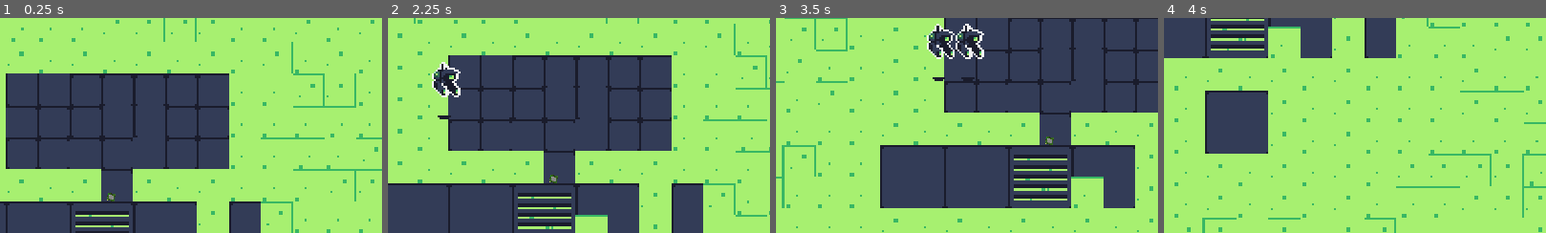
Above: before the commit, frames 1-4 (left to right).
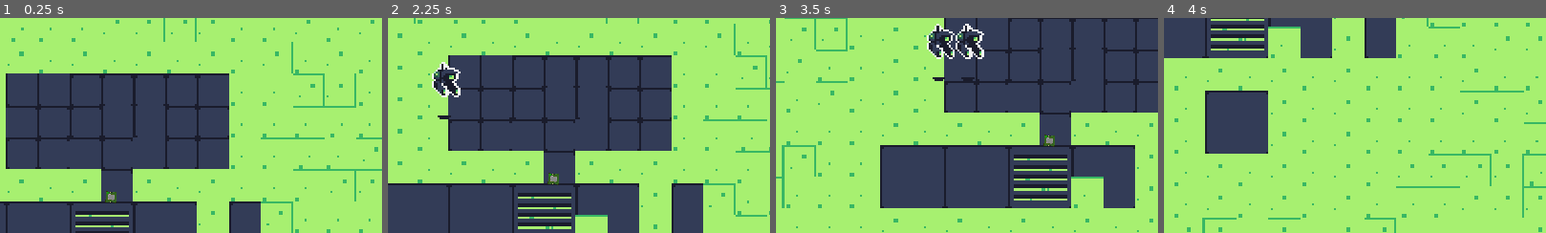
Above: after the commit, the same moments.

Repository: hyvnova/codebugs-game
Game: Godot game, scene res://world.tscn
The game is run twice, just before and just after one commit, with the same random seed, the same clock (stepped at 60 frames per second) and the same inputs.
Inputs (mouse positions are % of the whole screen's width and height, from its top left):
- Up to frame 1 (0.25 s): no input
- Up to frame 2 (2.25 s): click "Spawn Robug" at 0.5 s; tap Enter at 1.25 s; move the mouse to (72, 45) at 1.27 s; hold D (right) 1.28-2 s; tap E (use, bound only after the commit) at 1.35 s; click (72, 45) at 1.42 s; drag from (30, 55) to (51, 42) at 2.02 s
- Up to frame 3 (3.5 s): tap Space at 2.75 s; move the mouse to (60, 28) at 2.77 s; hold D (right) from 2.78 s (still down); tap E (use, bound only after the commit) at 2.85 s; click (60, 28) at 2.92 s
- Up to frame 4 (4 s): release D (right) at 3.5 s; drag from (45, 70) to (20, 35) at 3.52 s
The pictures show only the part of the screen within x 37-87%, y 0-50%; the shares and areas given below are measured in that part.

The runs differ from the first frame. In frame 1, 0.1% of the frame differs, in the area x 27-31%, y 80-87%; in frame 2, 0.1%; in frame 3, 0.1%; in frame 4, nothing differs.

Commit message:
Zoom in/out

Diff:
--- a/project.godot
+++ b/project.godot
@@ -14,6 +14,11 @@
 run/main_scene="res://world.tscn"
 config/features=PackedStringArray("4.2", "Forward Plus")
 config/icon="res://icon.svg"
+
+[autoload]
+
+Global="*res://scripts/global.gd"
+Player="*res://scripts/player.gd"
 
 [display]
 
@@ -45,6 +50,11 @@
 , Object(InputEventKey,"resource_local_to_scene":false,"resource_name":"","device":-1,"window_id":0,"alt_pressed":false,"shift_pressed":false,"ctrl_pressed":false,"meta_pressed":false,"pressed":false,"keycode":0,"physical_keycode":4194321,"key_label":0,"unicode":0,"echo":false,"script":null)
 ]
 }
+use={
+"deadzone": 0.5,
+"events": [Object(InputEventKey,"resource_local_to_scene":false,"resource_name":"","device":-1,"window_id":0,"alt_pressed":false,"shift_pressed":false,"ctrl_pressed":false,"meta_pressed":false,"pressed":false,"keycode":0,"physical_keycode":69,"key_label":0,"unicode":101,"echo":false,"script":null)
+]
+}
 
 [rendering]
 
--- /dev/null
+++ b/scenes/inventory_item.tscn
@@ -0,0 +1,18 @@
+[gd_scene load_steps=3 format=3 uid="uid://uvb70dywawcv"]
+
+[ext_resource type="Script" path="res://scripts/inventory_item.gd" id="1_ckp2a"]
+
+[sub_resource type="CircleShape2D" id="CircleShape2D_m1ro3"]
+
+[node name="Inventory_Item" type="Node2D" groups=["Items"]]
+script = ExtResource("1_ckp2a")
+
+[node name="Area2D" type="Area2D" parent="."]
+
+[node name="CollisionShape2D" type="CollisionShape2D" parent="Area2D"]
+shape = SubResource("CircleShape2D_m1ro3")
+
+[node name="Sprite2D" type="Sprite2D" parent="."]
+
+[connection signal="body_entered" from="Area2D" to="." method="_on_area_2d_body_entered"]
+[connection signal="body_exited" from="Area2D" to="." method="_on_area_2d_body_exited"]
--- /dev/null
+++ b/scenes/inventory_slot.tscn
@@ -0,0 +1,148 @@
+[gd_scene load_steps=3 format=3 uid="uid://dqi854bvo43n5"]
+
+[ext_resource type="Script" path="res://scripts/inventory_slot.gd" id="1_jht5t"]
+
+[sub_resource type="StyleBoxEmpty" id="StyleBoxEmpty_kbdgs"]
+
+[node name="Inventory_Slot" type="Control"]
+custom_minimum_size = Vector2(150, 150)
+layout_mode = 3
+anchors_preset = 0
+offset_left = 10.0
+offset_top = 10.0
+offset_right = 160.0
+offset_bottom = 160.0
+script = ExtResource("1_jht5t")
+
+[node name="OuterBorder" type="ColorRect" parent="."]
+layout_mode = 1
+anchors_preset = 15
+anchor_right = 1.0
+anchor_bottom = 1.0
+grow_horizontal = 2
+grow_vertical = 2
+color = Color(0.596078, 0.933333, 0.8, 1)
+
+[node name="InnerBorder" type="ColorRect" parent="."]
+layout_mode = 1
+anchors_preset = 8
+anchor_left = 0.5
+anchor_top = 0.5
+anchor_right = 0.5
+anchor_bottom = 0.5
+offset_left = -70.0
+offset_top = -70.0
+offset_right = 70.0
+offset_bottom = 70.0
+grow_horizontal = 2
+grow_vertical = 2
+color = Color(0.611765, 0.603922, 0.584314, 1)
+
+[node name="ItemIcon" type="Sprite2D" parent="InnerBorder"]
+position = Vector2(70, 70)
+scale = Vector2(2.5, 2.5)
+
+[node name="ItemQuantity" type="Label" parent="InnerBorder"]
+layout_mode = 0
+offset_left = 5.0
+offset_right = 45.0
+offset_bottom = 54.0
+theme_override_colors/font_color = Color(0.0745098, 0.0745098, 0.0745098, 1)
+theme_override_font_sizes/font_size = 50
+text = "1"
+
+[node name="ItemButton" type="Button" parent="."]
+layout_mode = 1
+anchors_preset = 15
+anchor_right = 1.0
+anchor_bottom = 1.0
+grow_horizontal = 2
+grow_vertical = 2
+theme_override_styles/normal = SubResource("StyleBoxEmpty_kbdgs")
+
+[node name="DetailsPanel" type="ColorRect" parent="."]
+visible = false
+layout_mode = 0
+offset_top = -135.0
+offset_right = 240.0
+offset_bottom = -5.0
+color = Color(0.596078, 0.933333, 0.8, 1)
+
+[node name="ItemName" type="Label" parent="DetailsPanel"]
+layout_mode = 1
+offset_left = 5.0
+offset_right = 45.0
+offset_bottom = 23.0
+theme_override_colors/font_color = Color(0.0745098, 0.0745098, 0.0745098, 1)
+theme_override_font_sizes/font_size = 40
+text = "Name"
+
+[node name="ItemType" type="Label" parent="DetailsPanel"]
+layout_mode = 1
+anchors_preset = 4
+anchor_top = 0.5
+anchor_bottom = 0.5
+offset_left = 5.0
+offset_top = -11.5
+offset_right = 45.0
+offset_bottom = 11.5
+grow_vertical = 2
+theme_override_colors/font_color = Color(0.0745098, 0.0745098, 0.0745098, 0.784314)
+theme_override_font_sizes/font_size = 40
+text = "Type"
+
+[node name="ItemEffect" type="Label" parent="DetailsPanel"]
+layout_mode = 1
+anchors_preset = 2
+anchor_top = 1.0
+anchor_bottom = 1.0
+offset_left = 5.0
+offset_top = -23.0
+offset_right = 45.0
+grow_vertical = 0
+theme_override_colors/font_color = Color(0.0745098, 0.0745098, 0.0745098, 0.588235)
+theme_override_font_sizes/font_size = 40
+text = "Effect"
+
+[node name="UsagePanel" type="ColorRect" parent="."]
+visible = false
+layout_mode = 0
+offset_top = -135.0
+offset_right = 240.0
+offset_bottom = -5.0
+color = Color(0.596078, 0.933333, 0.8, 1)
+
+[node name="UseButton" type="Button" parent="UsagePanel"]
+layout_mode = 1
+anchors_preset = 5
+anchor_left = 0.5
+anchor_right = 0.5
+offset_left = -115.0
+offset_top = 10.0
+offset_right = 115.0
+offset_bottom = 53.0
+grow_horizontal = 2
+theme_override_font_sizes/font_size = 40
+text = "Use"
+
+[node name="DropButton" type="Button" parent="UsagePanel"]
+layout_mode = 1
+anchors_preset = 7
+anchor_left = 0.5
+anchor_top = 1.0
+anchor_right = 0.5
+anchor_bottom = 1.0
+offset_left = -115.0
+offset_top = -59.0
+offset_right = 115.0
+offset_bottom = -16.0
+grow_horizontal = 2
+grow_vertical = 0
+theme_override_font_sizes/font_size = 40
+text = "Drop"
+
+[connection signal="mouse_entered" from="ItemButton" to="." method="_on_item_button_mouse_entered"]
+[connection signal="mouse_exited" from="ItemButton" to="." method="_on_item_button_mouse_exited"]
+[connection signal="pressed" from="ItemButton" to="." method="_on_item_button_pressed"]
+[connection signal="pressed" from="UsagePanel/UseButton" to="." method="_on_use_button_pressed"]
+[connection signal="pressed" from="UsagePanel/DropButton" to="." method="_on_drop_button_pressed"]
--- /dev/null
+++ b/scenes/inventory_ui.tscn
@@ -0,0 +1,22 @@
+[gd_scene load_steps=2 format=3 uid="uid://bxbnos3drxhfp"]
+
+[ext_resource type="Script" path="res://scripts/inventory_ui.gd" id="1_ybuun"]
+
+[node name="InventoryUI" type="Control"]
+layout_mode = 3
+anchors_preset = 0
+size_flags_horizontal = 4
+size_flags_vertical = 4
+script = ExtResource("1_ybuun")
+
+[node name="GridContainer" type="GridContainer" parent="."]
+layout_mode = 0
+offset_left = 200.0
+offset_top = 200.0
+offset_right = 1000.0
+offset_bottom = 600.0
+size_flags_horizontal = 3
+size_flags_vertical = 3
+theme_override_constants/h_separation = 20
+theme_override_constants/v_separation = 20
+columns = 9
--- a/scenes/player.tscn
+++ b/scenes/player.tscn
@@ -5,7 +5,7 @@
 
 [sub_resource type="CircleShape2D" id="CircleShape2D_kr4k2"]
 
-[node name="Player" type="Area2D"]
+[node name="Player" type="Area2D" groups=["player"]]
 position = Vector2(0, 1)
 scale = Vector2(2, 2)
 script = ExtResource("2_btjev")
--- /dev/null
+++ b/scripts/global.gd
@@ -0,0 +1,74 @@
+### Global.gd
+
+extends Node
+
+# Inventory items
+var inventory = []
+
+# Custom signals
+signal inventory_updated
+var spawnable_items = []
+
+# Scene and node references
+@onready var player_node: Node = Player
+@onready var inventory_slot_scene = preload("res://scenes/inventory_slot.tscn")
+
+func _ready():
+	# Initializes the inventory with 30 slots (spread over 9 blocks per row)
+	inventory.resize(30)
+
+# Adds an item to the inventory, returns true if successful
+func add_item(item):
+	for i in range(inventory.size()):
+		# Check if the item exists in the inventory and matches both type and effect
+		if inventory[i] != null and inventory[i]["type"] == item["type"] and inventory[i]["effect"] == item["effect"]:
+			inventory[i]["quantity"] += item["quantity"]
+			inventory_updated.emit()
+			print("Item added", inventory)
+			return true
+		elif inventory[i] == null:
+			inventory[i] = item
+			inventory_updated.emit()
+			print("Item added", inventory)
+			return true
+	return false
+
+# Removes an item from the inventory based on type and effect
+func remove_item(item_type, item_effect):
+	for i in range(inventory.size()):
+		if inventory[i] != null and inventory[i]["type"] == item_type and inventory[i]["effect"] == item_effect:
+			inventory[i]["quantity"] -= 1
+			if inventory[i]["quantity"] <= 0:
+				inventory[i] = null
+			inventory_updated.emit()
+			return true
+	return false
+
+# Increase inventory size dynamically
+func increase_inventory_size(extra_slots):
+	inventory.resize(inventory.size() + extra_slots)
+	inventory_updated.emit()
+
+# Sets the player reference for inventory interactions
+func set_player_reference(player):
+	player_node = player
+
+# Adjusts the drop position to avoid overlapping with nearby items
+func adjust_drop_position(position):
+	var radius = 100
+	var nearby_items = get_tree().get_nodes_in_group("Items")
+	for item in nearby_items:
+		if item.global_position.distance_to(position) < radius:
+			var random_offset = Vector2(randf_range(-radius, radius), randf_range(-radius, radius))
+			position += random_offset
+			break
+	return position
+
+# Drops an item at a specified position, adjusting for nearby items
+func drop_item(item_data, drop_position):
+	var item_scene = load(item_data["scene_path"])
+	var item_instance = item_scene.instantiate()
+	item_instance.set_item_data(item_data)
+	drop_position = adjust_drop_position(drop_position)
+	item_instance.global_position = drop_position
+	get_tree().current_scene.add_child(item_instance)
--- /dev/null
+++ b/scripts/inventory_item.gd
@@ -0,0 +1,64 @@
+@tool
+extends Node2D
+class_name InventoryItem
+
+# Item details for editor window
+@export var item_type = ""
+@export var item_texture: Texture
+
+const scene_path: String = "res://scripts/inventory_item.tscn"
+
+# Scene-Tree Node references
+@onready var icon_sprite = $Sprite2D
+
+# Variables
+var player_in_range = false
+
+
+static func new_item(type: String, texture: Texture, position: Vector2) -> InventoryItem:
+	var ins = InventoryItem.new()
+
+	# Set the items values for spawning
+	ins.item_type = type
+	ins.item_texture = texture
+
+	ins.global_position = position
+
+	return ins
+
+func _ready():
+	# Set the texture to reflect in the game
+	if not Engine.is_editor_hint():
+		icon_sprite.texture = item_texture
+
+func _process(_delta):
+	# Set the texture to reflect in the editor
+	if Engine.is_editor_hint():
+		icon_sprite.texture = item_texture
+	# Add item to inventory if player presses "E" within range
+	if player_in_range and Input.is_action_just_pressed("use"):
+		pickup_item()
+
+# Add item to inventory
+func pickup_item():
+	var item = {
+		"quantity": 1,
+		"type": item_type,
+		"texture": item_texture,
+		"scene_path": scene_path
+	}
+	if Global.player_node:
+		Global.add_item(item)
+		self.queue_free()
+
+# If player is in range, show UI and make item pickable
+func _on_area_2d_body_entered(body):
+	if body.is_in_group("player"):
+		player_in_range = true
+		body.interact_ui.visible = true
+
+# If player is in range, hide UI and don't make item pickable
+func _on_area_2d_body_exited(body):
+	if body.is_in_group("player"):
+		player_in_range = false
+		body.interact_ui.visible = false
--- /dev/null
+++ b/scripts/inventory_slot.gd
@@ -0,0 +1,67 @@
+### Inventory_Slot.gd
+
+extends Control
+
+# Scene-Tree Node references
+@onready var icon = $InnerBorder/ItemIcon
+@onready var quantity_label = $InnerBorder/ItemQuantity
+@onready var details_panel = $DetailsPanel
+@onready var item_name = $DetailsPanel/ItemName
+@onready var item_type = $DetailsPanel/ItemType
+@onready var item_effect = $DetailsPanel/ItemEffect
+@onready var usage_panel = $UsagePanel
+
+# Slot item
+var item = null
+
+# Show usage panel for player to use/remove item
+func _on_item_button_pressed():
+	if item != null:
+		usage_panel.visible = !usage_panel.visible
+
+# Show item details on hover enter
+func _on_item_button_mouse_entered():
+	if item != null:
+		usage_panel.visible = false
+		details_panel.visible = true
+
+# Hide item details on hover exit
+func _on_item_button_mouse_exited():
+	details_panel.visible = false
+
+# Default empty slot
+func set_empty():
+	icon.texture = null
+	quantity_label.text = ""
+
+# Set slot item with its values from the dictionary
+func set_item(new_item):
+	item = new_item
+	icon.texture = item["texture"]
+	quantity_label.text = str(item["quantity"])
+	item_name.text = str(item["name"])
+	item_type.text = str(item["type"])
+	if item["effect"] != "":
+		item_effect.text = str("+ ", item["effect"])
+	else:
+		item_effect.text = ""
+
+# Remove item from inventory and drop it back into the world
+func _on_drop_button_pressed():
+	if item != null:
+		var drop_position = Global.player_node.global_position
+		var drop_offset = Vector2(0, 50)
+		drop_offset = drop_offset.rotated(Global.player_node.rotation)
+		Global.drop_item(item, drop_position + drop_offset)
+		Global.remove_item(item["type"], item["effect"])
+		usage_panel.visible = false
+
+# Remove item from inventory, use it, and apply its effect (if possible)
+func _on_use_button_pressed():
+	usage_panel.visible = false
+	if item != null and item["effect"] != "":
+		if Global.player_node:
+			Global.player_node.apply_item_effect(item)
+			Global.remove_item(item["type"], item["effect"])
+		else:
+			print("Player could not be found")
--- /dev/null
+++ b/scripts/inventory_ui.gd
@@ -0,0 +1,30 @@
+### Inventory_UI.gd
+extends Control
+
+# Scene-Tree Node references
+@onready var grid_container = $GridContainer
+
+func _ready():
+	# Connect function to signal to update inventory UI
+	Global.inventory_updated.connect(_on_inventory_updated)
+	_on_inventory_updated()
+
+# Update inventory UI
+func _on_inventory_updated():
+	# Clear existing slots
+	clear_grid_container()
+	# Add slots for each inventory position
+	for item in Global.inventory:
+		var slot = Global.inventory_slot_scene.instantiate()
+		grid_container.add_child(slot)
+		if item != null:
+			slot.set_item(item)
+		else:
+			slot.set_empty()
+
+# Clear inventory UI grid
+func clear_grid_container():
+	while grid_container.get_child_count() > 0:
+		var child = grid_container.get_child(0)
+		grid_container.remove_child(child)
+		child.queue_free()
--- a/scripts/main_camera.gd
+++ b/scripts/main_camera.gd
@@ -1,9 +1,15 @@
 extends Camera2D
 
 # Dragging / moving with mouse
-var drag_speed:float = 1.0
+var drag_speed: float = 1.0
 var dragging: bool = false
 var invert_axis: bool = true
+
+# Zooming with mouse wheel
+var zoom_speed: float = 1.1
+
+const  MIN_ZOOM = 0.5
+const  MAX_ZOOM = 2
 
 func _input(event):
 	# Mouse dragging
@@ -17,3 +23,20 @@
 		var mult = -1 if invert_axis else 1
 		self.position.x += velocity[0] * mult
 		self.position.y += velocity[1] * mult
+
+	# Zoom in/out with mouse wheel
+	if event is InputEventMouseButton:
+		if event.button_index == MOUSE_BUTTON_WHEEL_UP: # Zoom in
+			zoom = zoom * zoom_speed
+
+			if zoom.x > MAX_ZOOM: # Zoom should always be symmetrical, at least, let's hope so
+				# Doing this because creating a new Vector2 with MIN_ZOOM it's slower
+				zoom.x = MAX_ZOOM
+				zoom.y = MAX_ZOOM
+
+		elif event.button_index == MOUSE_BUTTON_WHEEL_DOWN: # Zoom out
+			zoom = zoom / zoom_speed
+
+			if zoom.x < MIN_ZOOM:
+				zoom.x = MIN_ZOOM
+				zoom.y = MIN_ZOOM
--- a/scripts/player.gd
+++ b/scripts/player.gd
@@ -4,7 +4,6 @@
 var velocity = 0
 var initial_scale = self.scale
 var selected: Area2D # current object selected
-
 
 # Dragging / moving with mouse
 var drag_speed: int = 2
@@ -13,6 +12,9 @@
 
 func wait(seconds: float) -> void:
 	await get_tree().create_timer(seconds).timeout
+
+func _ready():
+	Global.set_player_reference(self)
 
 func _input(event):
 	# Mouse dragging
--- /dev/null
+++ b/scripts/world.gd
@@ -0,0 +1,13 @@
+extends Node2D
+
+
+# Called when the node enters the scene tree for the first time.
+func _ready():
+
+	# Spawn some random ass items
+	InventoryItem.new_item("crap", preload("res://assets/Hardware/asus460_0.png"), Vector2(0, 0))
+
+
+# Called every frame. 'delta' is the elapsed time since the previous frame.
+func _process(delta):
+	pass
--- a/world.tscn
+++ b/world.tscn
@@ -1,11 +1,13 @@
-[gd_scene load_steps=5 format=3 uid="uid://h40o4yukp53b"]
+[gd_scene load_steps=6 format=3 uid="uid://h40o4yukp53b"]
 
+[ext_resource type="Script" path="res://scripts/world.gd" id="1_8qybo"]
 [ext_resource type="PackedScene" uid="uid://c13b5urkp2x7v" path="res://scenes/main_camera.tscn" id="2_np8oy"]
 [ext_resource type="PackedScene" uid="uid://b32jn77vkqne5" path="res://scenes/crap.tscn" id="3_tmjqe"]
 [ext_resource type="PackedScene" uid="uid://cy3pvgmleqnmt" path="res://scenes/map.tscn" id="4_2mfbg"]
 [ext_resource type="PackedScene" uid="uid://d3sueglj6n7pu" path="res://scenes/hud.tscn" id="4_q4un5"]
 
 [node name="World" type="Node2D" groups=["world"]]
+script = ExtResource("1_8qybo")
 
 [node name="Map" parent="." instance=ExtResource("4_2mfbg")]
 scale = Vector2(3.009, 3)
@@ -13,7 +15,6 @@
 [node name="Crap" parent="." instance=ExtResource("3_tmjqe")]
 position = Vector2(15, -54)
 rotation = 0.0872665
-scale = Vector2(0.25, 0.25)
 
 [node name="MainCamera" parent="." instance=ExtResource("2_np8oy")]
 anchor_mode = 1
Not shown, changed: rust/proglang/src/main.rs
Not shown, changed: rust/proglang/src/parser.rs
